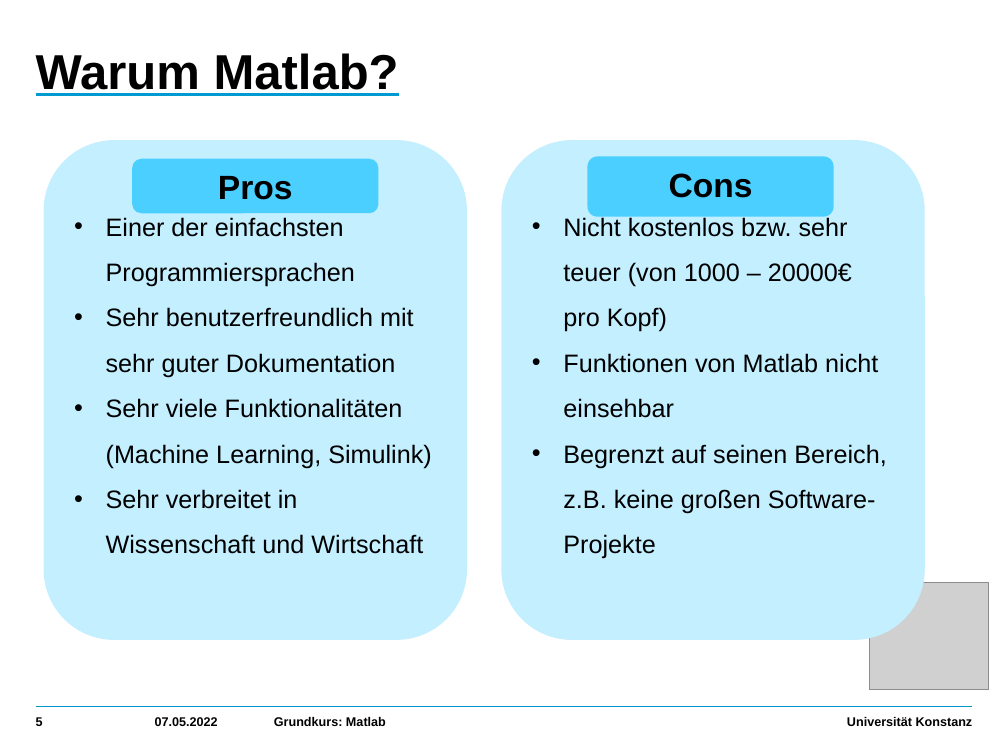
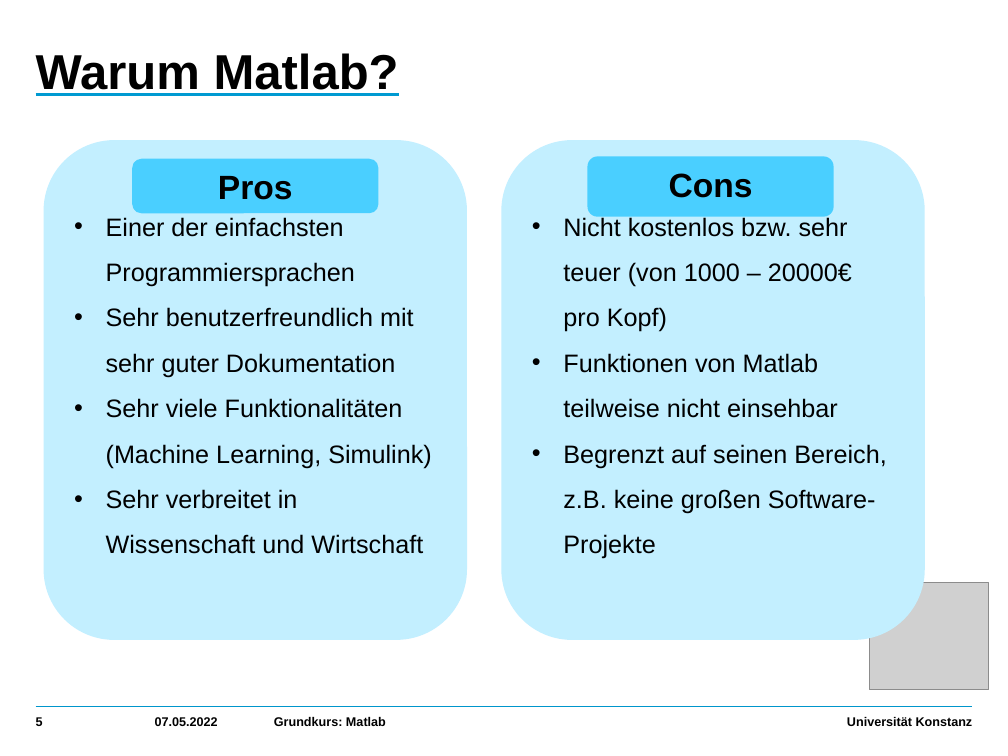
Before and after one commit to VincentBezold/Matlab-course, a slide deck: slide 5 of MatlabKurs.pptx. Drawn at 1008x756 pixels with LibreOffice and Linux fonts; fonts in the diff are those of the drawing; grey boxes stand for pictures. Boxes give left, top, right and bottom in pixels: in the first picture for what was removed or moved away, otherwise in the second. Text is boxed around its words. In the diff, an @@ line names an element or a change of style, - is before the commit and + after.

```diff
--- a/MatlabKurs.pptx
+++ b/MatlabKurs.pptx
@@ text in rounded rectangle at (x1=563, y1=353, x2=838, y2=418): text changed @@
-• Funktionen von Matlab nicht einsehbar
+• Funktionen von Matlab teilweise nicht einsehbar
```
Also in this commit, not shown: 1 other slide changed, 2 other files.
